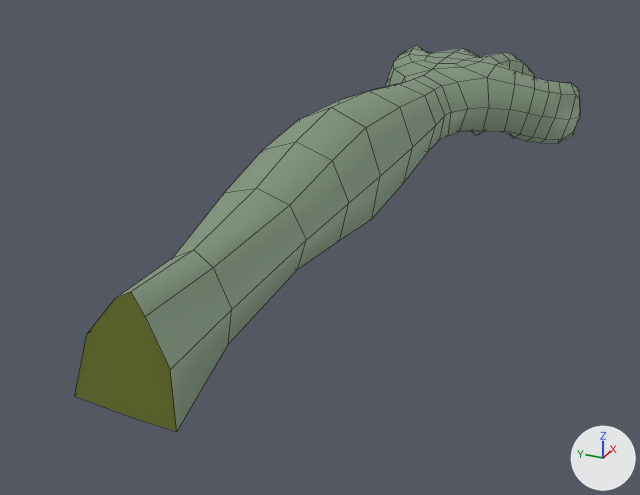
Two versions of the FBX model Assets/Assets/Assets/GreenLeftArm.fbx, one commit apart.
Before and after are seen from a 50 mm lens placed at (-0.071, -0.379, 0.794), pointed at (0.797, 0.011, 0.36). The axes (+X, +Y, +Z) are drawn at lower right. The lights are the same throughout. The picture after the commit comes second. Mesh edges are drawn as thin lines. Where no turn or scale is listed for an object, it has been applied to the vertices.

Script lines for the objects in view, before the commit:
```python
me_mesh = bpy.data.meshes.new('Mesh')
me_mesh.from_pydata(...)  # 325 vertices, 321 faces; spans x 0.216..1.302, y -0.179..0.104, z 1.341..1.552
# faces by material slot: [320, 1]
me_mesh.materials.append(mat_alien_skin)  # grey #7d907a
me_mesh.materials.append(mat_lambert3)  # green #7c8932
ob_polysurface1 = bpy.data.objects.new('polySurface1', me_mesh)
ob_polysurface1.location = (0.125, -0.027, -1.008)
```
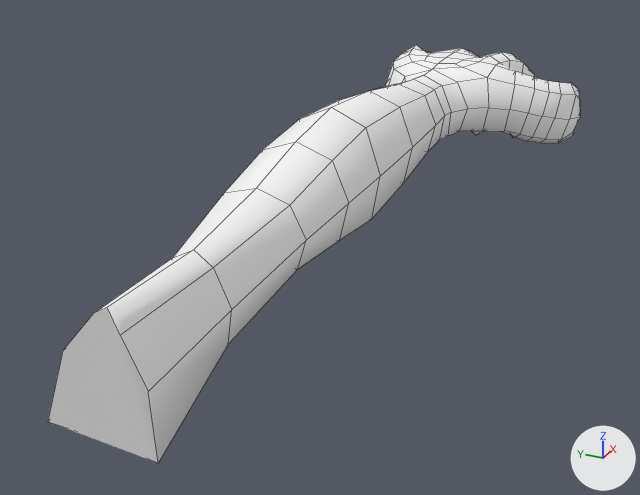
The newer file is also rescaled (x5.0), turned or shifted as a whole; pictures and numbers use the older file's frame.

Pixel boxes [x1, y1, x2, y2] of what changed, in the pictures (640 x 495 px; the box of a moved part takes in the faces that stretch with it):
'polySurface1', reshaped, recoloured (grey to white, 8% taller): before [74, 45, 580, 432]; after [48, 45, 580, 463]
part 1 of me_mesh, moved or reshaped: before [74, 250, 231, 432]; after [48, 250, 231, 463]
part 2 of me_mesh, recoloured (grey to white): before [116, 45, 580, 431]; after [95, 45, 580, 463]
part 3 of me_mesh, recoloured: before [74, 292, 177, 432]; after [48, 307, 158, 463]

What the commit changed:
Material 'alien_skin.002' (mat_alien_skin_002) is new.
Its base color is (1.0, 1.0, 1.0) (white #ffffff).
Its roughness is 0.553.
me_mesh is used by ob_polysurface1; location (0.125, -0.027, -1.008).
me_mesh had 325 vertices, 321 faces and spanned x 0.216..1.302, y -0.179..0.104, z 1.341..1.552.
me_mesh now has 325 vertices, 321 faces and spans x 0.187..1.302, y -0.179..0.104, z 1.341..1.552.
Part 1, on me_mesh:
Vertex 317 of me_mesh moves from (0.217, -0.043, 1.524) at pixel (145, 316) to (0.189, -0.044, 1.526) at pixel (120, 335).
Vertex 318 of me_mesh moves from (0.216, -0.035, 1.541) at pixel (131, 291) to (0.187, -0.038, 1.545) at pixel (107, 307).
Vertex 319 of me_mesh moves from (0.221, -0.018, 1.53) at pixel (115, 298) to (0.193, -0.022, 1.534) at pixel (93, 313).
Vertex 320 of me_mesh moves from (0.231, 0.019, 1.489) at pixel (86, 334) to (0.203, 0.017, 1.491) at pixel (62, 350).
Vertex 321 of me_mesh moves from (0.234, 0.04, 1.43) at pixel (74, 396) to (0.206, 0.042, 1.425) at pixel (47, 421).
Vertex 322 of me_mesh moves from (0.251, -0.003, 1.411) at pixel (138, 419) to (0.227, -0.004, 1.404).
Vertex 323 of me_mesh moves from (0.233, -0.049, 1.425) at pixel (176, 431) to (0.205, -0.052, 1.418) at pixel (158, 463).
Vertex 324 of me_mesh moves from (0.228, -0.052, 1.48) at pixel (170, 369) to (0.2, -0.053, 1.48) at pixel (148, 391).
me_mesh part 2: all 320 faces that had it switch from mat_alien_skin (grey #7d907a) to mat_alien_skin_002 (white #ffffff).
me_mesh part 3: all 1 face that had it switch from mat_lambert3 (green #7c8932) to mat_alien_skin_002 (white #ffffff).
